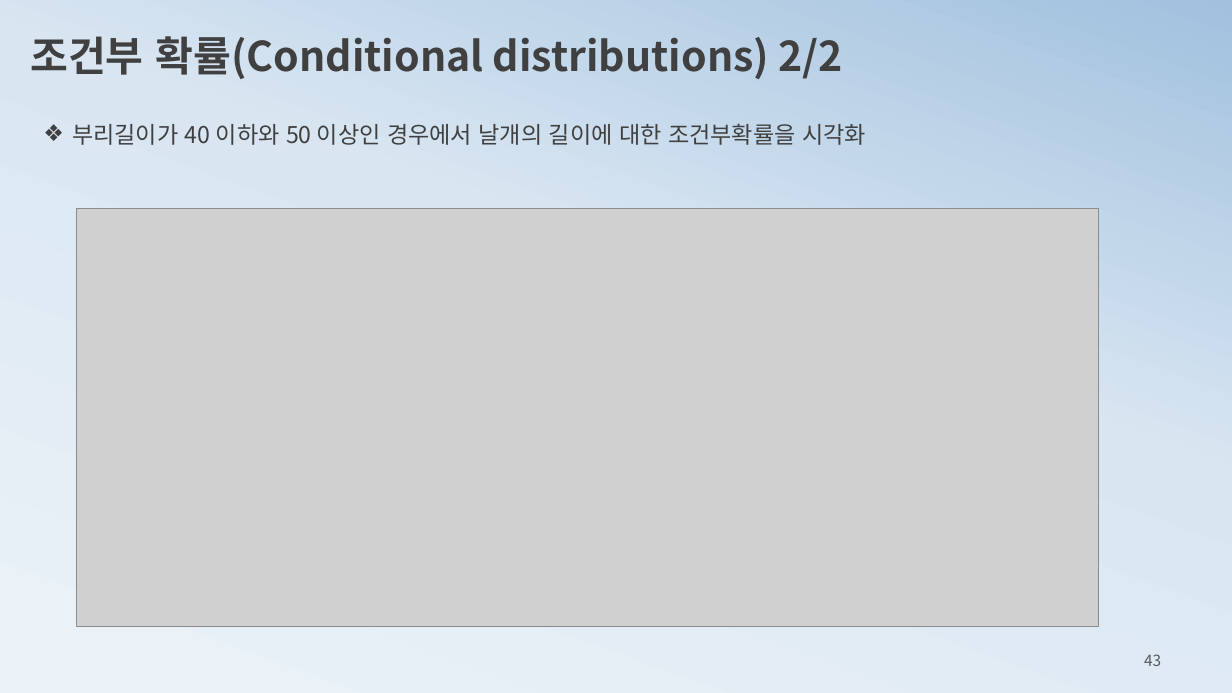
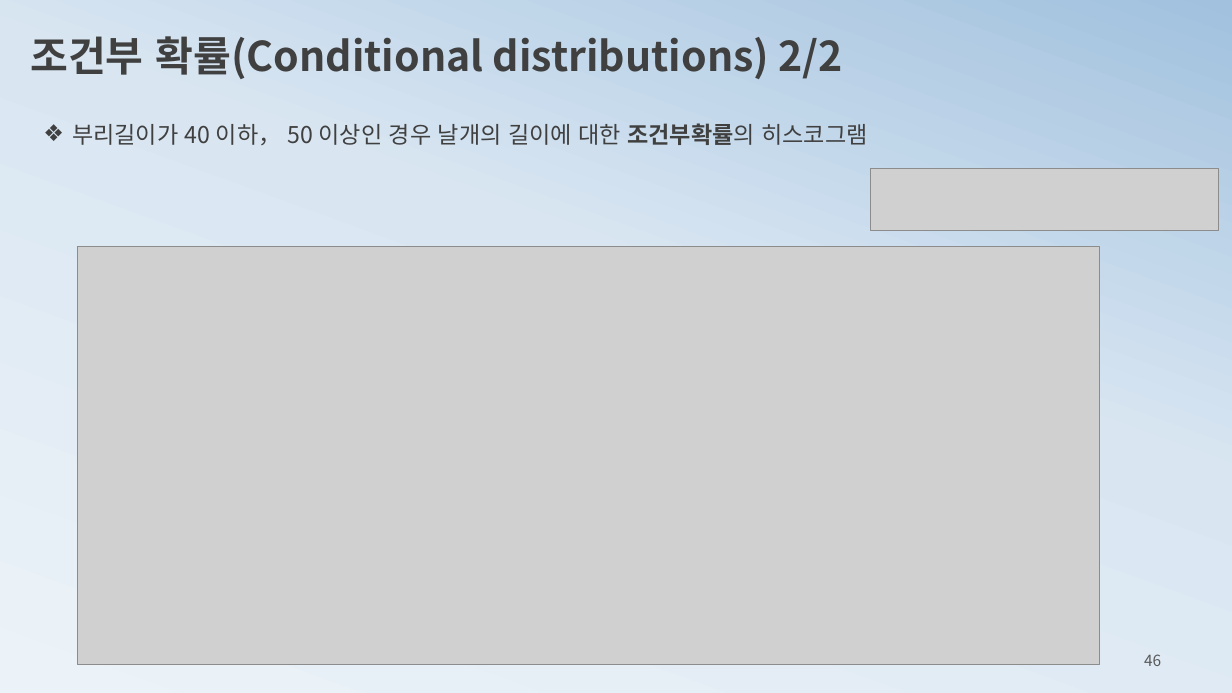
Before and after one commit to ancestor9/mathematics-for-machine-learning, a slide deck: slide 46 of 3_probability theory for machine learning.pptx (slide 43 before the commit). Drawn at 1232x693 pixels with LibreOffice and Linux fonts; fonts in the diff are those of the drawing; grey boxes stand for pictures. Boxes give left, top, right and bottom in pixels: in the first picture for what was removed or moved away, otherwise in the second. Text is boxed around its words. In the diff, an @@ line names an element or a change of style, - is before the commit and + after.

```diff
--- a/3_probability theory for machine learning.pptx
+++ b/3_probability theory for machine learning.pptx
@@ text at bbox=[72, 123, 867, 145]: text changed @@
-❖ 부리길이가 40 이하와 50 이상인 경우에서 날개의 길이에 대한 조건부확률을 시각화
+❖ 부리길이가 40 이하， 50 이상인 경우 날개의 길이에 대한 조건부확률의 히스코그램
@@ picture added at bbox=[871, 168, 1219, 231] @@
@@ picture: place and size @@
-picture at bbox=[77, 208, 1099, 626]
+picture at bbox=[78, 246, 1100, 664]
@@ page number at bbox=[1144, 654, 1161, 666]: text changed @@
-43
+46
```
Also in this commit, not shown: 3 other slides changed, 10 slides added.
